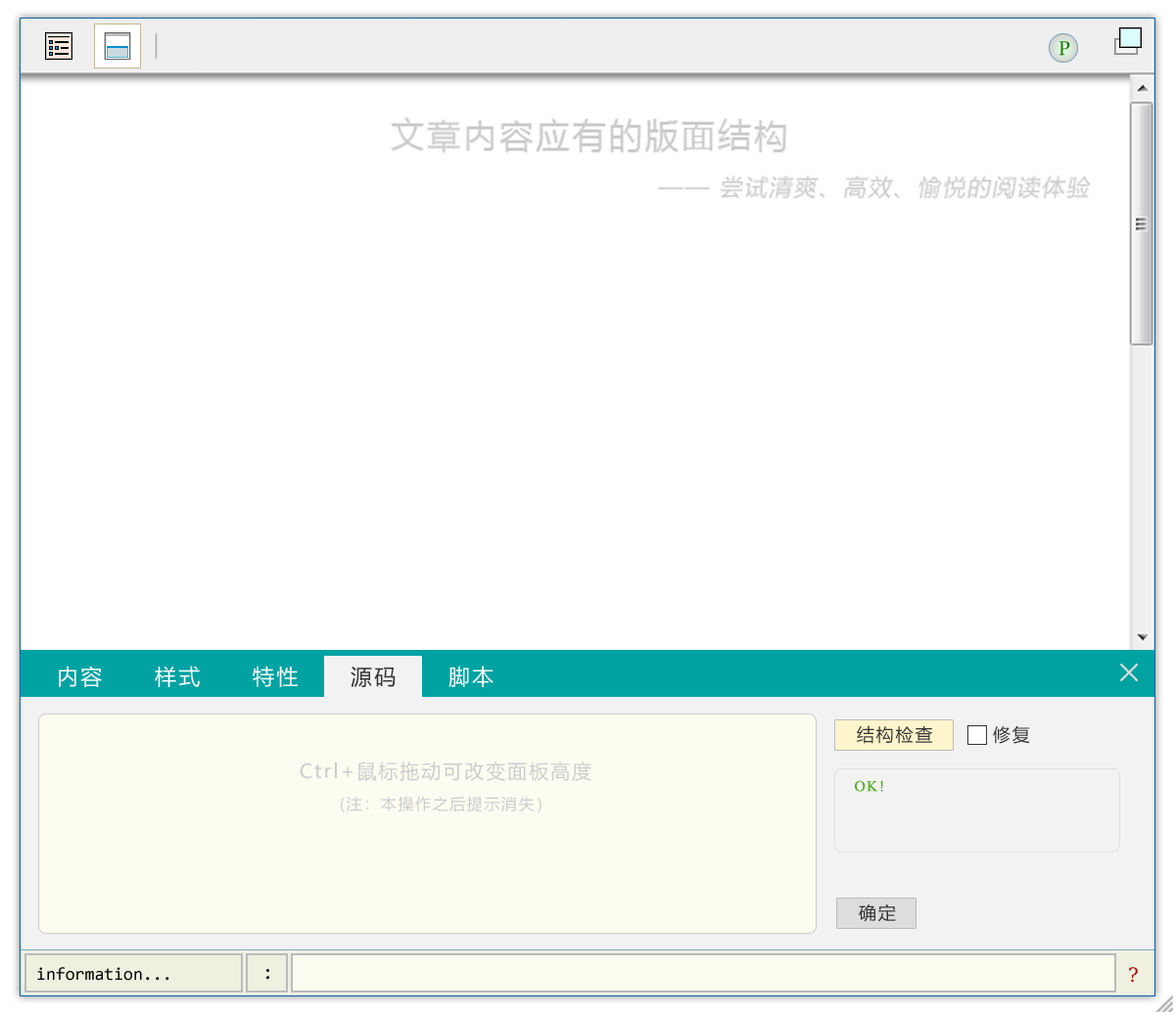
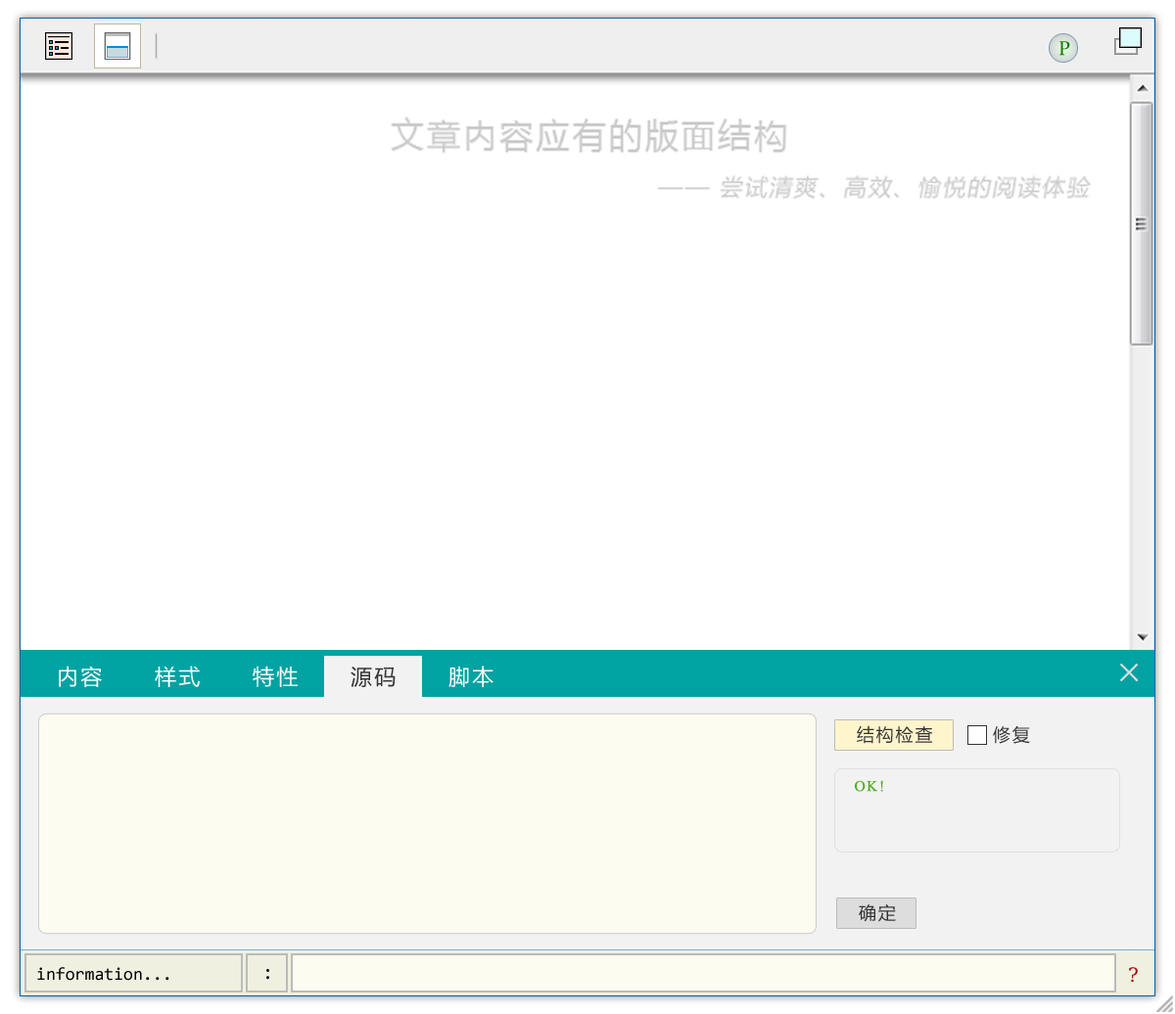
Before/after of a (1175, 1014) layered artwork. What changed in the layer stack:
removed layer "Ctrl+鼠标拖动可改变面板高度 (注：本操作之后提示消失）" from group "面板" over [299, 761, 592, 813]
